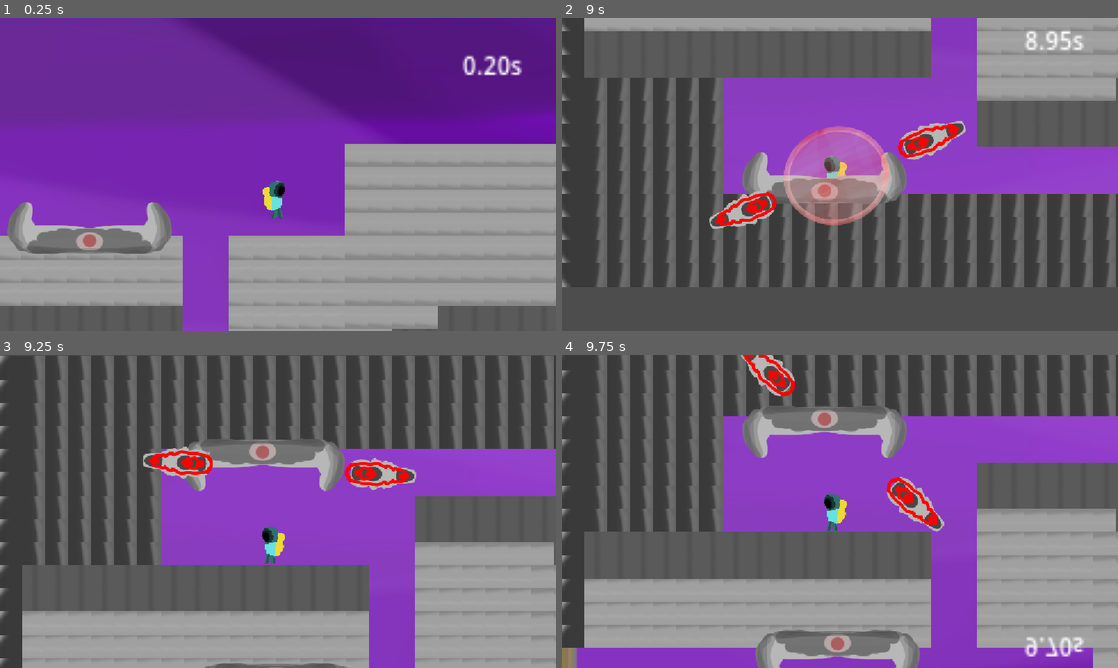
Above: before the commit, frames 1-4 (two rows, left to right).
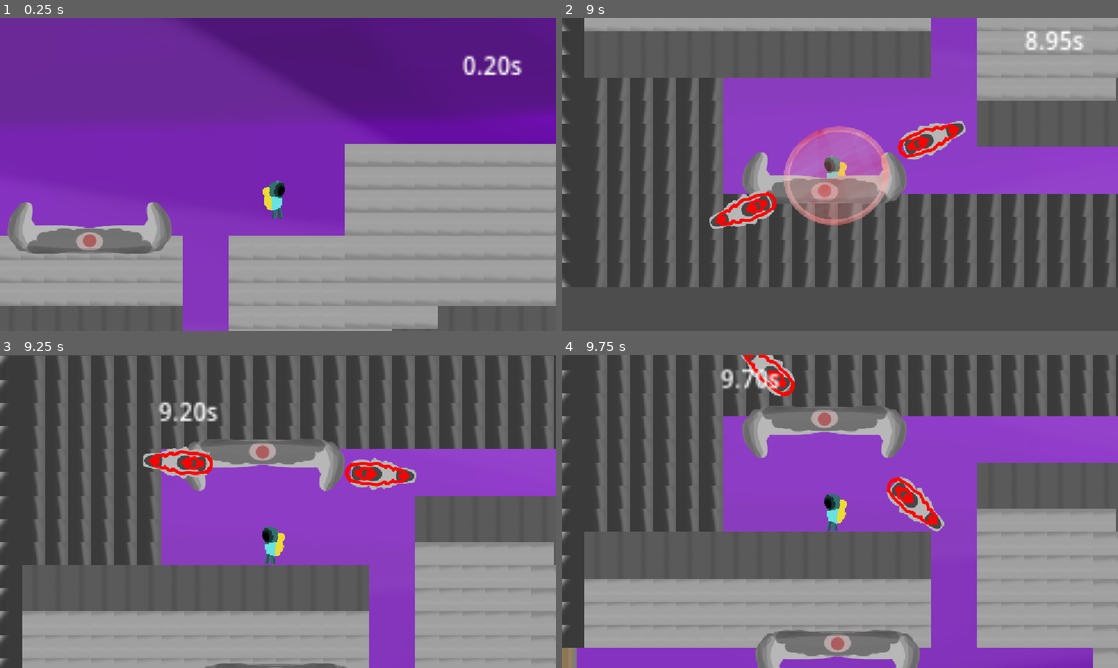
Above: after the commit, the same moments.

Repository: SteelyxEpic/Gravity-exchange
Game: Godot game, scene res://game.tscn
Same seed, same stepped clock (60 frames per second), same inputs: the game is played once before the commit and once after it.
Inputs (mouse positions are in pixels of both pictures, inside the frame that each line leads up to):
- Up to frame 1 (0.25 s): no input
- Up to frame 2 (9 s): tap Enter (ui_accept) at 0.5, 0.77, 1.52, 3.02, 3.77, 4.52, 6.02, 6.77, 7.52 s; move the mouse to (1056, 49) at 0.52 s; hold D (right) 0.53-2.03 s; tap E (interact) at 0.6, 2.85, 3.5, 5.1, 7.35 s; click (1056, 49) at 0.67 s; move the mouse to (1006, 221) at 1.27 s; tap Alt every 2.25 s from 1.35 to 8.1 s; move the mouse to (673, 127) at 2.02 s; hold A (left) 2.03-4.28 s; tap Shift every 2.25 s from 2.1 to 8.85 s; move the mouse to (867, 174) at 2.77 s; click (867, 174) at 2.92 s; move the mouse to (756, 96) at 3.52 s; move the mouse to (962, 158) at 4.27 s; hold D (right) 4.28-8.03 s; move the mouse to (728, 190) at 5.02 s; click (728, 190) at 5.17 s; move the mouse to (895, 105) at 5.77 s; move the mouse to (812, 237) at 6.52 s; move the mouse to (1006, 221) at 7.27 s; click (1006, 221) at 7.42 s; move the mouse to (673, 127) at 8.02 s; hold A (left) from 8.03 s (still down); move the mouse to (867, 174) at 8.77 s
- Up to frame 3 (9.25 s): keep holding A (left); tap Enter (ui_accept) at 9.02 s
- Up to frame 4 (9.75 s): move the mouse to (756, 433) at 9.52 s; release A (left) at 9.53 s; hold D (right) from 9.53 s (still down); tap E (interact) at 9.6 s; click (756, 433) at 9.67 s

Frames 1-2 are identical in both runs. In frame 3, 0.4% of the frame differs, in the area x 28-40%, y 15-22%; in frame 4, 0.8%, in the area x 28-94%, y 4-97%.

Commit message:
Update character_body_2d.gd

Diff:
--- a/character_body_2d.gd
+++ b/character_body_2d.gd
@@ -15,6 +15,9 @@
 	$Recorder.scale.y = abs($Recorder.scale.y) * (-1 if OppositeGravity else 1)
 	up_direction = Vector2(0, 1 if OppositeGravity else -1)
 	camera.zoom = Vector2(1, -1 if OppositeGravity else 1) * 3
+	$Time.position.x = abs($Time.position.x) * (-1 if OppositeGravity else 1)
+	$Time.position.y = abs($Time.position.y) * (1 if OppositeGravity else -1)
+	$Time.scale.y = abs($Time.scale.y) * (-1 if OppositeGravity else 1)
 	# Add the gravity.
 	if not is_on_floor():
 		velocity += get_gravity() * delta  * (-1 if OppositeGravity else 1)
